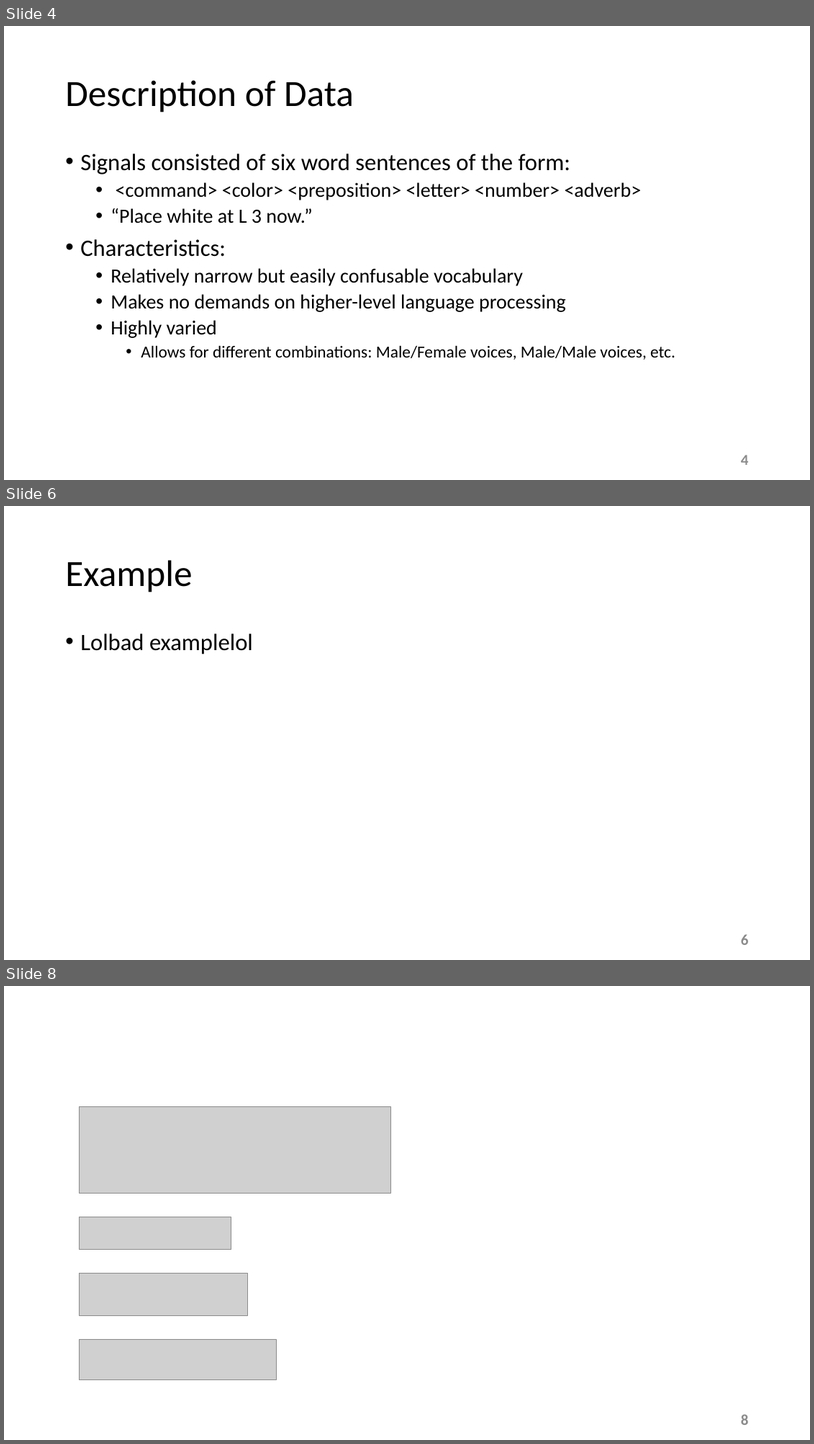
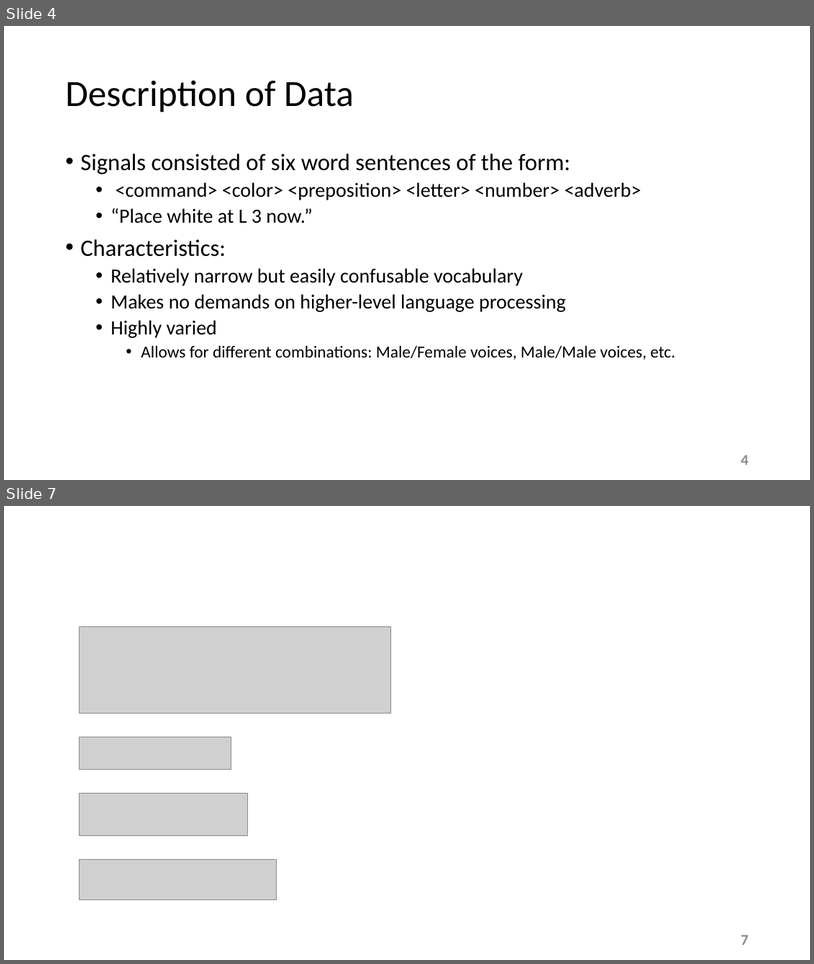
Before and after one commit to esaracin/compressive-sensing-cocktail-party-problem, a slide deck: slide/slides.pptx. Shown one above the other, each under a label of ours: slides 4, 6 and 8 before the commit, slides 4 and 7 after it; the slides between them are not shown. The pictures are 814x1444 and 814x964 pixels, drawn with LibreOffice and Linux fonts; fonts in the diff are those of the drawing; grey boxes stand for pictures; background and template pictures are left out. Boxes give left, top, right and bottom in pixels: in the first picture for what was removed or moved away, otherwise in the second. Text is boxed around its words. In the diff, an @@ line names an element or a change of style, - is before the commit and + after.

```diff
--- a/slide/slides.pptx
+++ b/slide/slides.pptx
@@ slide 6 removed at (x1=4, y1=506, x2=810, y2=960), background #FFFFFF @@
@@ title removed at (x1=65, y1=560, x2=192, y2=592) @@
-Example
@@ text removed at (x1=80, y1=633, x2=253, y2=654) @@
-• Lolbad examplelol
@@ page number removed at (x1=741, y1=934, x2=749, y2=944) @@
-6
@@ what was slide 8 is now slide 7 @@
@@ page number at (x1=741, y1=934, x2=749, y2=944): text changed @@
-8
+7
```
Also in this commit, not shown: 2 slides changed, 2 slides added, 3 other slides removed.
